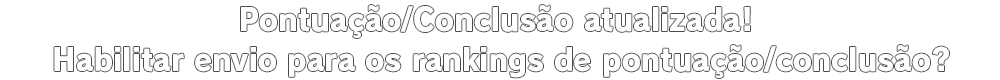
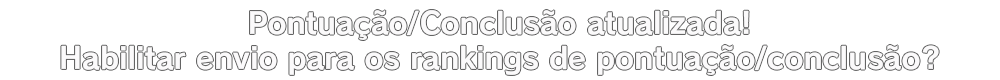
Two versions of the same layered image (1000x80). Layer-by-layer changes:
added group "PT V2" with 1 layers above "ENG V2 Ajustado" over [61, 10, 939, 75]
added layer "Pontuação/Conclusão atualizada! Habilitar envio para os ranking" in group "PT V2" over [61, 10, 939, 75]
renamed "Agrupar 2 copiar" to "PT", hid the group it (2 layers) over [54, 5, 949, 78]
